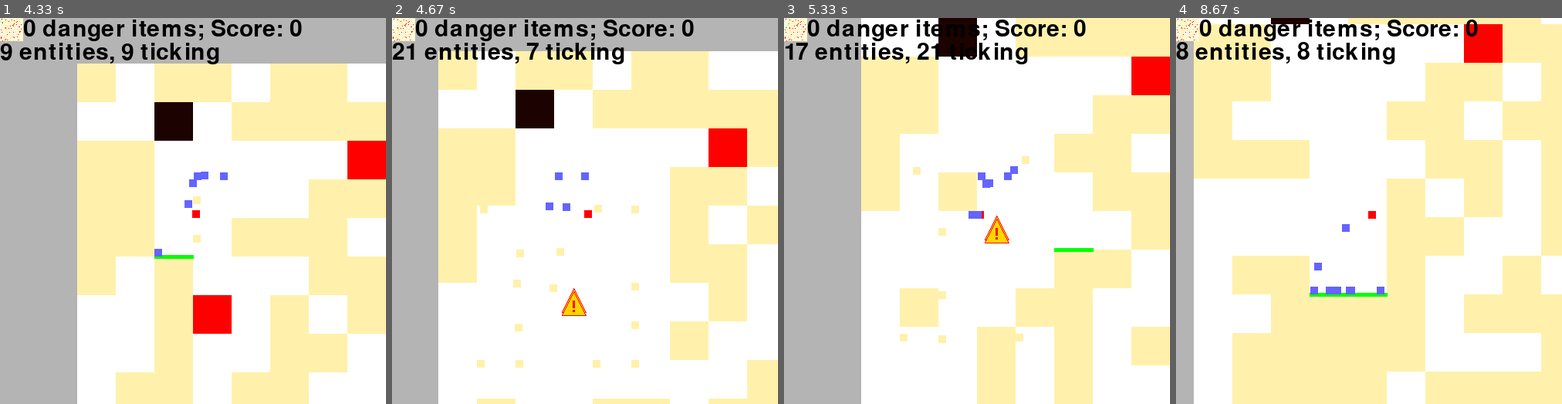
Above: before the commit, frames 1-4 (left to right).
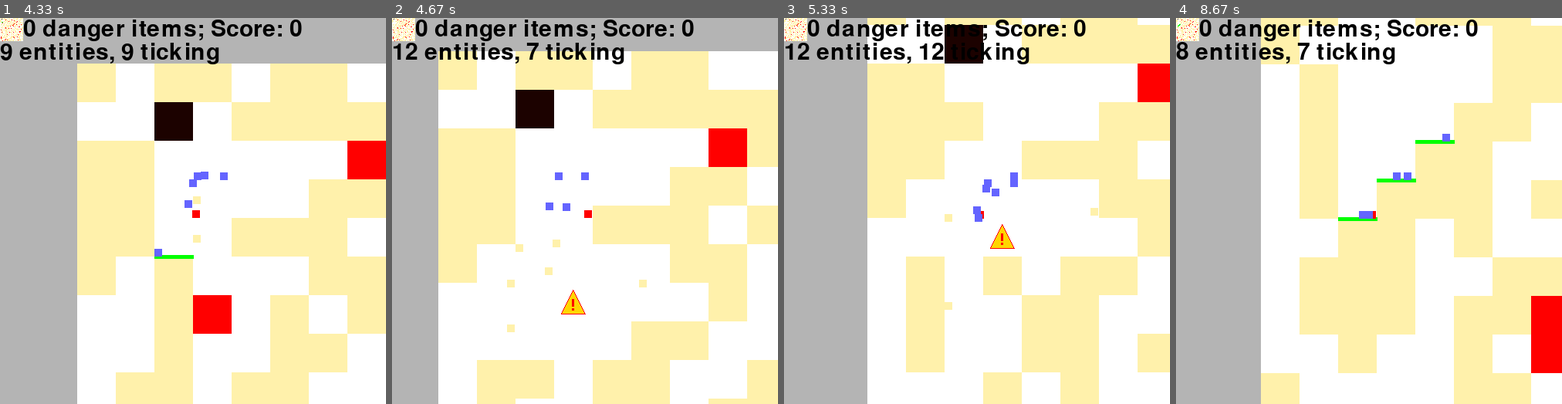
Above: after the commit, the same moments.

Repository: sillypantscoder/pygame_platformer_2
Game: pygame game, started from main.py
Two runs of this game, one before a commit and one after it. Both use one fixed random seed, a clock stepped at 60 frames per second and the inputs below.
Inputs (mouse positions are in pixels of both pictures, inside the frame that each line leads up to):
- Up to frame 1 (4.33 s): click "Go >" at 0.38 s; click (316, 199) at 0.72 s; tap W at 1, 1.4, 1.7, 1.9, 2.23, 2.53, 2.73, 3.03, 3.3, 3.6, 3.73, 4.13 s; hold Right 1.33-1.8 s; hold Up 1.83-2.13 s; hold Right 2.17-2.63 s; hold Left 2.67-3.2 s; hold Left 3.23-3.63 s; hold Up 3.67-4.03 s; hold Right from 4.07 s (still down)
- Up to frame 2 (4.67 s): keep holding Right; tap W at 4.43 s
- Up to frame 3 (5.33 s): release Right at 4.7 s; hold Left 4.73-5.2 s; tap W at 4.8, 5.1, 5.3 s; hold Right from 5.23 s (still down)
- Up to frame 4 (8.67 s): tap W at 5.6, 5.8, 6.13, 6.43, 6.63, 6.93, 7.2, 7.5, 7.63, 8.03, 8.33 s; release Right at 5.7 s; hold Up 5.73-6.03 s; hold Right 6.07-6.53 s; hold Left 6.57-7.1 s; hold Left 7.13-7.53 s; hold Up 7.57-7.93 s; hold Right 7.97-8.6 s; hold Left from 8.63 s (still down)

Frame 1 is identical in both runs. In frame 2, 8.4% of the frame differs, in the area x 0-72%, y 0-99%; in frame 3, 20%; in frame 4, 51%, in the area x 0-100%, y 0-100%.

Commit message:
Explosions are more fun!
Entities now fly out from explosions! Fun! However, horizontal velocity is always rapidly diminished.

Also, fixed "Caves" generator and added TNT to "Landscape" generator.

Diff:
--- a/generators/caves.py
+++ b/generators/caves.py
@@ -31,16 +31,15 @@
 	x = startX
 	y = startY
 	dist = 30
-	incX = (startX - targetX) / dist
-	incY = (startY - targetY) / dist
+	incX = (targetX - startX) / dist
+	incY = (targetY - startY) / dist
 	for i in range(dist):
 		x += incX
 		y += incY
 		try:
-			#drawPoint(round(x), round(y), 3)
-			WORLD[round(x)][round(y)] = 2
-		except:
-			print("[ Worldgen: Error when placing block ]", end="")
+			drawPoint(round(x), round(y), 1)
+		except Exception as e:
+			print(f"[ Worldgen: Error when placing block: {e} where x is {x} and y is {y} ]")
 
 makeNoodleCave(*getRandomPositionOnSide(0), *getRandomEdge())
 for cave in range(3):
--- a/generators/landscape.py
+++ b/generators/landscape.py
@@ -17,7 +17,7 @@
     if height < logicalHeight: height += random.choice([0, 0, 1])
     else: height -= random.choice([0, 0, 1])
     for i in range(height):
-        WORLD[x][(BOARDSIZE[1] - 1) - i] = 1
+        WORLD[x][(BOARDSIZE[1] - 1) - i] = random.choices([1, 2], weights=[10, 1], k=1)[0]
     # Bedrock Height
     bedrockHeight += random.choice([-1, 0, 1])
     if bedrockHeight < logicalBedrockHeight: bedrockHeight += random.choice([0, 0, 1])
--- a/main.py
+++ b/main.py
@@ -96,15 +96,18 @@
 # PLAYING -------------------------------------------------
 
 def errormsg(entity, msg):
-	print(f"[ {repr(entity)} {msg} ]", end="")
+	print(f"[ {repr(entity)} {msg} ]")
 
 totalScreen = pygame.Surface((BOARDSIZE[0] * CELLSIZE, BOARDSIZE[1] * CELLSIZE))
 
 def explosion(cx, cy, rad):
+	WORLD[cx][cy] = 0
+	print(f"explosion at ({cx},{cy}) rad={rad}")
 	Particle((cx * CELLSIZE) + (0.5 * CELLSIZE), (cy * CELLSIZE) + (0.5 * CELLSIZE))
 	more = []
 	for x in range(cx - rad, cx + rad + 1):
 		for y in range(cy - rad, cy + rad + 1):
+			if ((x - cx) ** 2) + ((y - cy) ** 2) > (rad ** 2): continue
 			if x < 0 or y < 0 or x >= BOARDSIZE[0] or y >= BOARDSIZE[1]: continue
 			if WORLD[x][y] == 2:
 				more.append([x, y])
@@ -114,13 +117,27 @@
 			elif WORLD[x][y] == 4:
 				WORLD[x][y] = 0
 				s = MovingBlock(x * CELLSIZE, y * CELLSIZE)
-	for t in things:
-		if pygame.Rect(cx - rad, cy - rad, rad * 2, rad * 2).collidepoint((t.x / CELLSIZE, t.y / CELLSIZE)):
-			t.vx += (random.random() * 4) - 2
-			t.vy += (random.random() * 4) - 2
+	for t in [player, *things]:
+		print(f"checking {repr(t)} at ({t.x},{t.y})")
+		dx = t.x - ((cx + 0.5) * CELLSIZE)
+		dy = t.y - ((cy + 0.5) * CELLSIZE)
+		distanceFromExplosion = math.sqrt(dx ** 2 + dy ** 2)
+		if distanceFromExplosion < rad * CELLSIZE:
+			dirx = dx / distanceFromExplosion if distanceFromExplosion > 0 else 0
+			diry = dy / distanceFromExplosion if distanceFromExplosion > 0 else 0
+			# if it's on the left of the explosion, it should fly out to the left.
+			# if it's close to the explosion, it should fly out faster.
+			# if it's far from the explosion, it should be less affected.
+			# if t.x < cx (it's on the left of the explosion), then dx is negative
+			dvx = dirx * (rad - (distanceFromExplosion/CELLSIZE)) * 10
+			dvy = diry * (rad - (distanceFromExplosion/CELLSIZE)) * 10
+			t.vx += dvx
+			t.vy += dvy
+			print(f"{repr(t)} close to explosion: rad={rad} (cx,cy)=({cx},{cy}) t=({t.x},{t.y}) dist = {distanceFromExplosion} dv=({dvx},{dvy})")
 	for l in more:
 		explosion(*l, 2)
-	if random.random() < 0.3: Item((cx * CELLSIZE) + (0.5 * CELLSIZE), (cy * CELLSIZE) + (0.5 * CELLSIZE))
+	if random.random() < 0.3:
+		Item((cx * CELLSIZE) + (0.5 * CELLSIZE), (cy * CELLSIZE) + (0.5 * CELLSIZE))
 
 class Entity:
 	color = (0, 0, 0)
